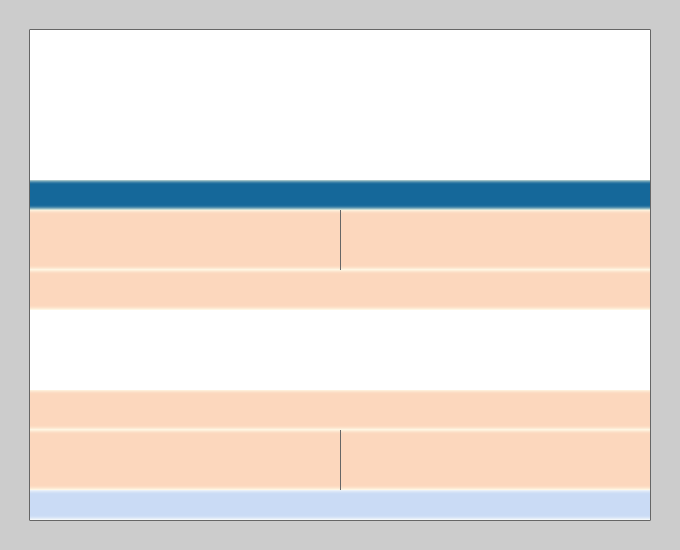
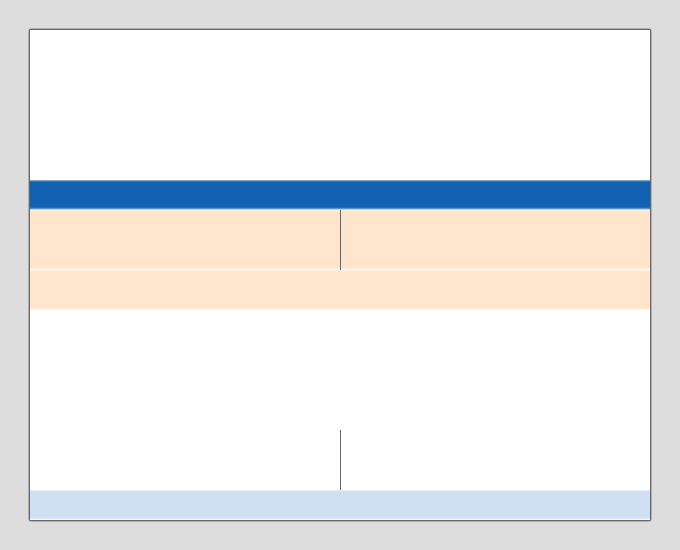
Before/after of a (680, 550) layered artwork. What changed in the layer stack:
painted on "navbar" over [30, 180, 650, 210]
painted on "header boxes" over [30, 210, 650, 270]
removed layer "footer boxes" over [30, 430, 650, 490]
painted on "header widget" over [30, 270, 650, 310]
removed layer "footer widget" over [30, 390, 650, 430]
moved "footer" above "canvas", painted on it over [30, 490, 650, 519]
painted on "Background" over [0, 0, 680, 550]
